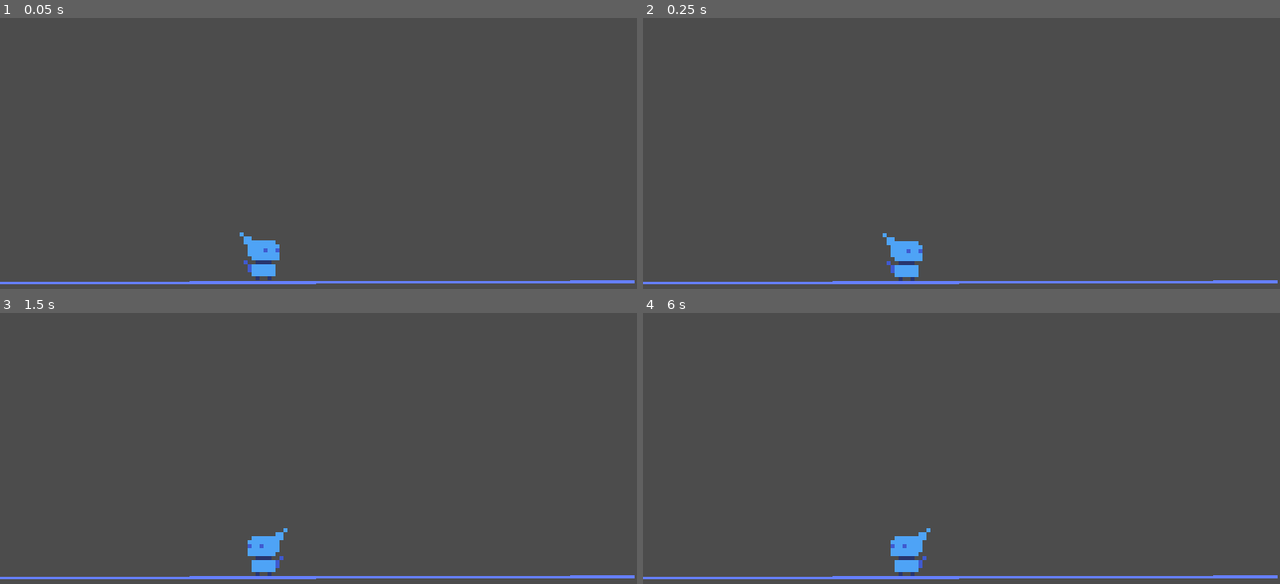
Above: before the commit, frames 1-4 (two rows, left to right).
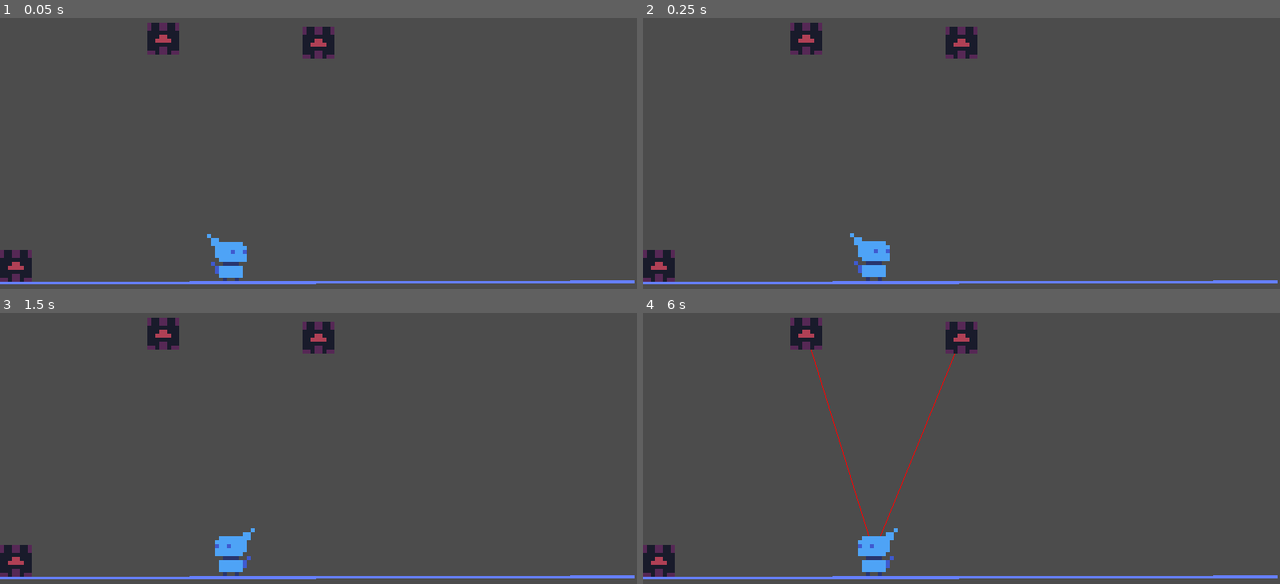
Above: after the commit, the same moments.

Repository: voithos/elfin
Game: Godot game, scene res://scenes/levels/level1.tscn
The game is run twice, just before and just after one commit, with the same random seed, the same clock (stepped at 60 frames per second) and the same inputs.
Inputs (mouse positions are in pixels of both pictures, inside the frame that each line leads up to):
- Up to frame 1 (0.05 s): no input
- Up to frame 2 (0.25 s): no input
- Up to frame 3 (1.5 s): tap Enter at 0.5 s; move the mouse to (458, 424) at 0.52 s; tap Space at 0.77, 1.25 s; move the mouse to (191, 459) at 1.27 s
- Up to frame 4 (6 s): tap Space at 1.52, 2.75, 3.02, 3.77, 4.25, 4.52 s; tap Enter at 2, 3.5 s; move the mouse to (1025, 361) at 2.02 s; move the mouse to (929, 513) at 2.77 s; move the mouse to (1152, 494) at 3.52 s; move the mouse to (770, 388) at 4.27 s; move the mouse to (993, 440) at 5.02 s; move the mouse to (865, 350) at 5.77 s

The runs differ from the first frame. In frame 1, 3.0% of the frame differs, in the area x 0-53%, y 1-98%; in frame 2, 3.0%; in frame 3, 3.0%; in frame 4, 3.2%.

Commit message:
Add ray drawing.

Diff:
--- /dev/null
+++ b/scenes/anchor.gd
@@ -0,0 +1,5 @@
+extends Sprite
+
+func _ready():
+	add_to_group("attractors")
+	add_to_group("anchors")
--- /dev/null
+++ b/scenes/anchor.tscn
@@ -0,0 +1,30 @@
+[gd_scene load_steps=4 format=2]
+
+[ext_resource path="res://assets/anchor.png" type="Texture" id=1]
+[ext_resource path="res://scenes/anchor.gd" type="Script" id=2]
+
+[sub_resource type="RectangleShape2D" id=1]
+
+custom_solver_bias = 0.0
+extents = Vector2( 4, 4 )
+
+[node name="anchor" type="Sprite"]
+
+scale = Vector2( 3, 3 )
+texture = ExtResource( 1 )
+script = ExtResource( 2 )
+_sections_unfolded = [ "Transform" ]
+
+[node name="staticbody" type="StaticBody2D" parent="." index="0"]
+
+input_pickable = false
+collision_layer = 1
+collision_mask = 1
+constant_linear_velocity = Vector2( 0, 0 )
+constant_angular_velocity = 0.0
+friction = 1.0
+bounce = 0.0
+
+[node name="collision" type="CollisionShape2D" parent="staticbody" index="0"]
+
+shape = SubResource( 1 )
--- a/scenes/levels/level1.tscn
+++ b/scenes/levels/level1.tscn
@@ -1,13 +1,14 @@
-[gd_scene load_steps=3 format=2]
+[gd_scene load_steps=4 format=2]
 
 [ext_resource path="res://scenes/player.tscn" type="PackedScene" id=1]
+[ext_resource path="res://scenes/anchor.tscn" type="PackedScene" id=2]
 
 [sub_resource type="RectangleShape2D" id=1]
 
 custom_solver_bias = 0.0
 extents = Vector2( 17.8206, 10 )
 
-[node name="level1" type="Node2D"]
+[node name="level1" type="Node2D" index="0"]
 
 [node name="Sprite" type="Sprite" parent="." index="0"]
 
@@ -36,9 +37,9 @@
 
 [node name="player" parent="." index="1" instance=ExtResource( 1 )]
 
-position = Vector2( 198.338, 217.715 )
+position = Vector2( 174, 219 )
 
-[node name="Line2D" type="Line2D" parent="." index="2"]
+[node name="line" type="Line2D" parent="." index="2"]
 
 points = PoolVector2Array( -0.999969, 238, 478, 237 )
 width = 2.0
@@ -46,3 +47,16 @@
 texture_mode = 362184176
 sharp_limit = 2.0
 round_precision = 8
+_sections_unfolded = [ "Fill" ]
+
+[node name="anchor" parent="." index="3" instance=ExtResource( 2 )]
+
+position = Vector2( 12, 225 )
+
+[node name="anchor2" parent="." index="4" instance=ExtResource( 2 )]
+
+position = Vector2( 240, 57 )
+
+[node name="anchor3" parent="." index="5" instance=ExtResource( 2 )]
+
+position = Vector2( 123, 54 )
--- a/scenes/player.gd
+++ b/scenes/player.gd
@@ -1,6 +1,12 @@
 extends RigidBody2D
 
+const ATTRACTOR_MIN_MOUSE_DIST = 75
+const ATTRACTOR_MIN_MOUSE_DIST_SQUARED = ATTRACTOR_MIN_MOUSE_DIST * ATTRACTOR_MIN_MOUSE_DIST
+
 onready var sprite = get_node("sprite")
+onready var rays = get_node("rays")
+
+onready var nearby_attractors = []
 
 func _ready():
 	pass
@@ -9,5 +15,18 @@
 	if event is InputEventMouseMotion:
 		_handle_mouse_motion(event)
 
+func _process(delta):
+	pass
+
 func _handle_mouse_motion(event):
+	# Flip sprite to the direction mouse is facing.
 	sprite.flip_h = global_position.x > event.position.x
+
+	# Determine target attractors.
+	var attractors = get_tree().get_nodes_in_group("attractors")
+	var nearby = []
+	for attractor in attractors:
+		if event.position.distance_squared_to(attractor.global_position) < ATTRACTOR_MIN_MOUSE_DIST_SQUARED:
+			nearby.append(attractor)
+
+	nearby_attractors = nearby
--- a/scenes/player.tscn
+++ b/scenes/player.tscn
@@ -1,14 +1,15 @@
-[gd_scene load_steps=4 format=2]
+[gd_scene load_steps=5 format=2]
 
 [ext_resource path="res://scenes/player.gd" type="Script" id=1]
-[ext_resource path="res://assets/player.png" type="Texture" id=2]
+[ext_resource path="res://scenes/rays.gd" type="Script" id=2]
+[ext_resource path="res://assets/player.png" type="Texture" id=3]
 
 [sub_resource type="RectangleShape2D" id=1]
 
 custom_solver_bias = 0.0
 extents = Vector2( 12, 15 )
 
-[node name="player" type="RigidBody2D" index="0"]
+[node name="player" type="RigidBody2D"]
 
 input_pickable = false
 collision_layer = 1
@@ -30,13 +31,18 @@
 angular_damp = -1.0
 script = ExtResource( 1 )
 
-[node name="sprite" type="Sprite" parent="." index="0"]
+[node name="rays" type="Node2D" parent="." index="0"]
 
 scale = Vector2( 3, 3 )
-texture = ExtResource( 2 )
+script = ExtResource( 2 )
+
+[node name="sprite" type="Sprite" parent="." index="1"]
+
+scale = Vector2( 3, 3 )
+texture = ExtResource( 3 )
 _sections_unfolded = [ "Offset", "Transform" ]
 
-[node name="collision" type="CollisionShape2D" parent="." index="1"]
+[node name="collision" type="CollisionShape2D" parent="." index="2"]
 
 position = Vector2( 0, 3 )
 shape = SubResource( 1 )
--- /dev/null
+++ b/scenes/rays.gd
@@ -0,0 +1,16 @@
+extends Node2D
+
+const SPRITE_SCALE = 3
+
+onready var player = get_parent()
+
+func _ready():
+	pass
+
+func _process(delta):
+	update()
+
+func _draw():
+	if player.nearby_attractors:
+		for attractor in player.nearby_attractors:
+			draw_line(Vector2(0, 0), player.to_local(attractor.global_position) / SPRITE_SCALE, Color(255, 0, 0), 1)
Binary file added: assets/anchor.png
Not shown, added: assets/anchor.png.import
Not shown, added: assets/anchor.pyxel
